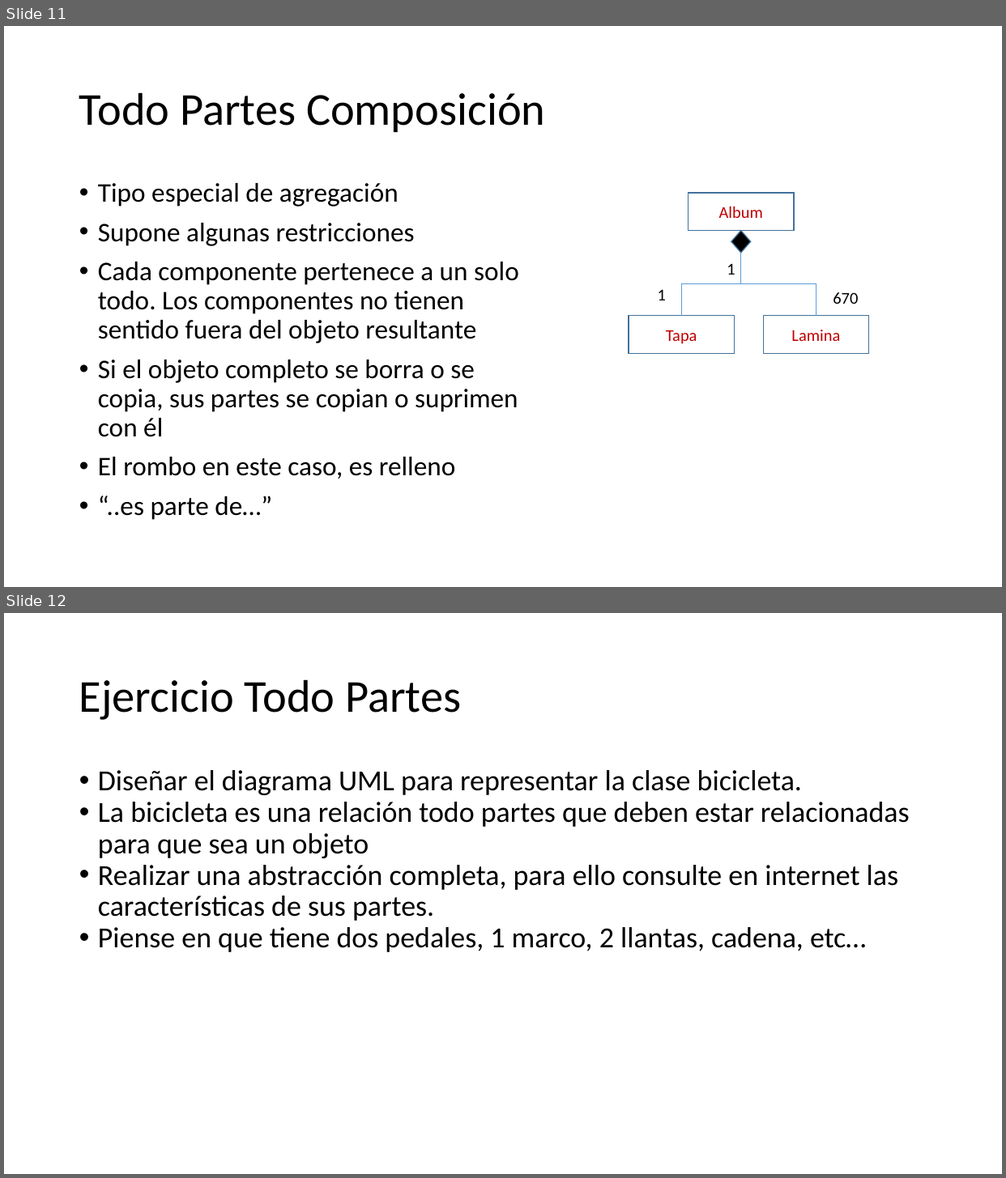
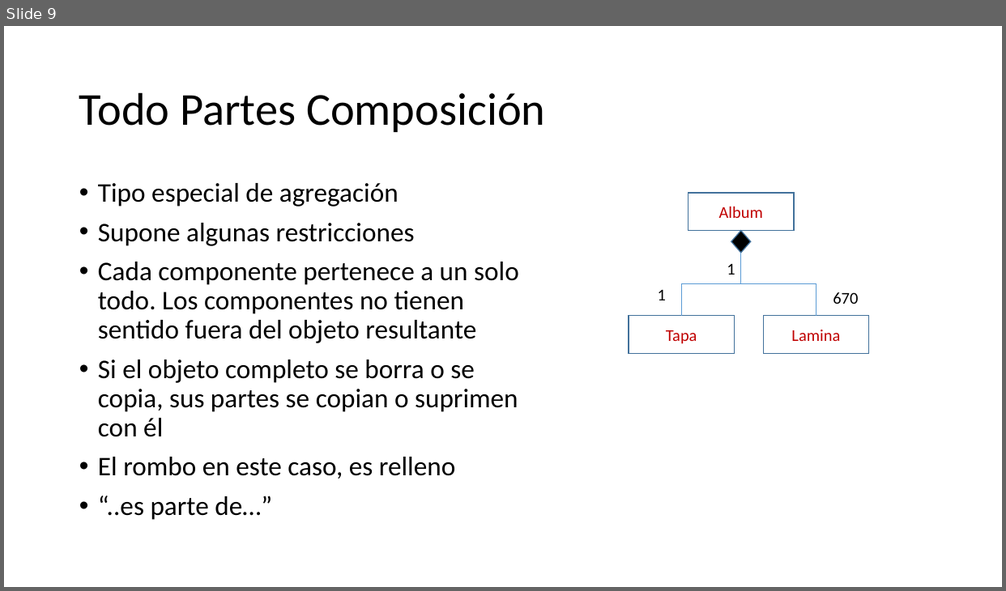
Before and after one commit to CesarLopez-Profe/Paradigmas_de_Programacion, a slide deck: Slides/POO/4 Relaciones entre clases.pptx. Shown one above the other, each under a label of ours: slides 11 and 12 before the commit, slide 9 after it. The pictures are 1006x1178 and 1006x591 pixels, drawn with LibreOffice and Linux fonts; fonts in the diff are those of the drawing; background and template pictures are left out. Boxes give left, top, right and bottom in pixels: in the first picture for what was removed or moved away, otherwise in the second. Text is boxed around its words. In the diff, an @@ line names an element or a change of style, - is before the commit and + after.

Commit message:
Proyecto Parque 1a parte

```diff
--- a/Slides/POO/4 Relaciones entre clases.pptx
+++ b/Slides/POO/4 Relaciones entre clases.pptx
@@ slide 12 removed at [4, 613, 1002, 1174], background picture (left out) @@
@@ title removed at [79, 679, 461, 720] @@
-Ejercicio Todo Partes
@@ text removed at [98, 770, 910, 952] @@
-• Diseñar el diagrama UML para representar la clase bicicleta.
-• La bicicleta es una relación todo partes que deben estar relacionadas para que sea un objeto
-• Realizar una abstracción completa, para ello consulte en internet las características de sus partes.
-• Piense en que tiene dos pedales, 1 marco, 2 llantas, cadena, etc…
@@ what was slide 11 is now slide 9 @@
```
Also in this commit, not shown: 1 slide changed, 1 other slide removed, 24 other files.
